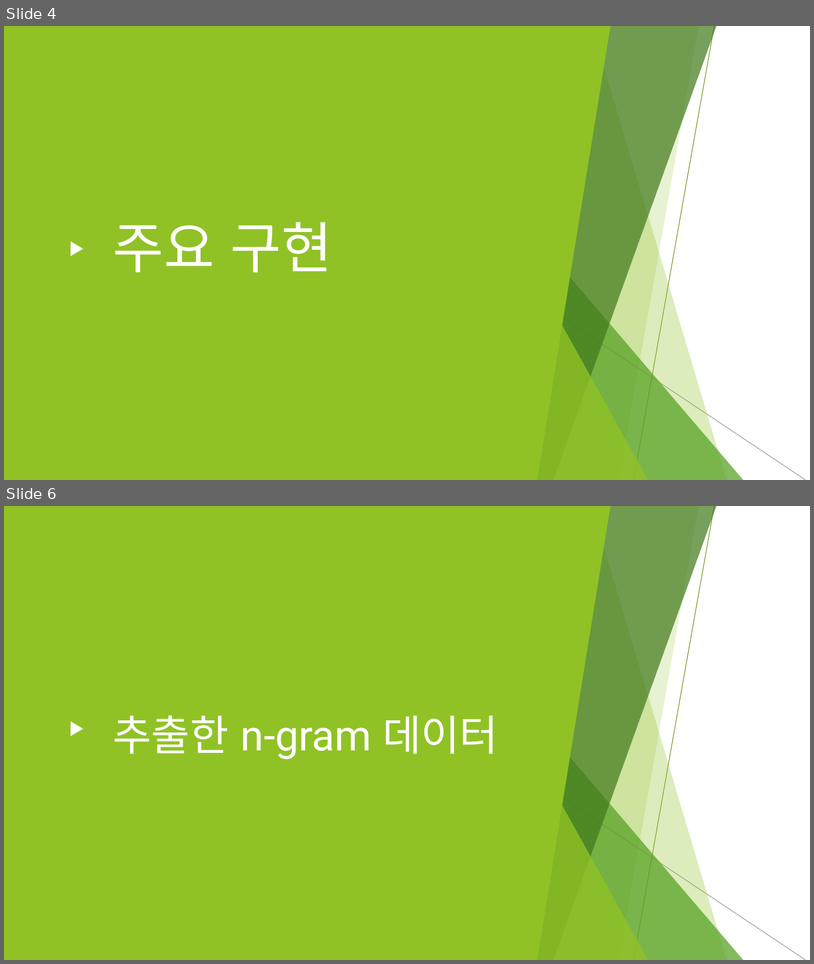
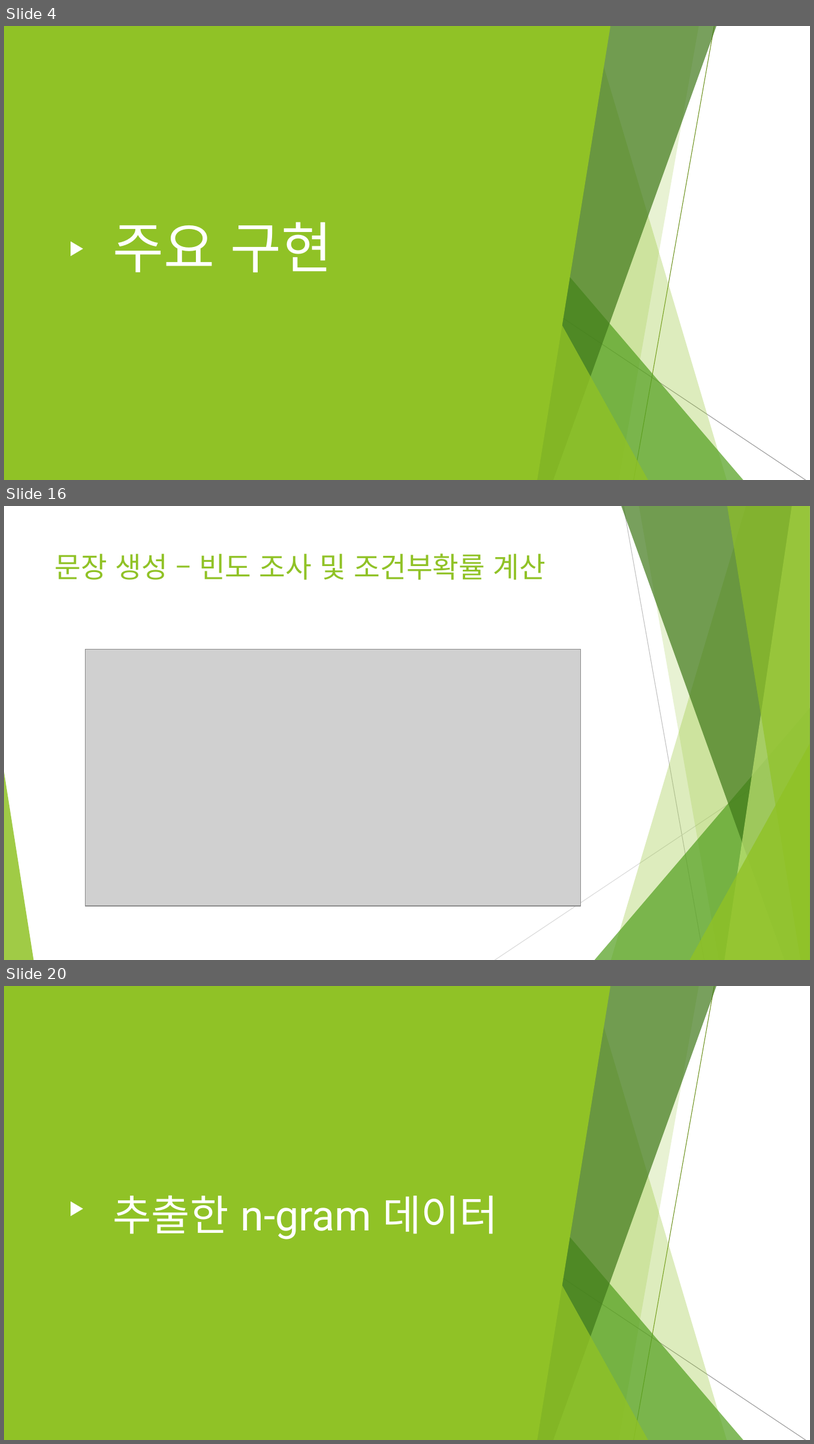
Before and after one commit to ghyeon0/BigData_Homework, a slide deck: HW4/HW4_renew/final_report.pptx. Shown one above the other, each under a label of ours: slides 4 and 6 before the commit, slides 4, 16 and 20 after it; the slides between them are not shown. The pictures are 814x964 and 814x1444 pixels, drawn with LibreOffice and Linux fonts; fonts in the diff are those of the drawing; grey boxes stand for pictures. Boxes give left, top, right and bottom in pixels: in the first picture for what was removed or moved away, otherwise in the second. Text is boxed around its words. In the diff, an @@ line names an element or a change of style, - is before the commit and + after.

```diff
--- a/HW4/HW4_renew/final_report.pptx
+++ b/HW4/HW4_renew/final_report.pptx
@@ slide 16 added at bbox=[4, 506, 810, 960], background #FFFFFF; not listed: 8 template elements that a slide beside it also shows @@
@@ line added from (624, 506) to (705, 960), #BFBFBF 0.75 pt @@
@@ title added at bbox=[55, 553, 546, 580], 34 pt, text #90C226 @@
+문장 생성 – 빈도 조사 및 조건부확률 계산
@@ picture added at bbox=[85, 649, 581, 905] @@
@@ line added from (810, 750) to (495, 960), #D9D9D9 0.75 pt @@
@@ what was slide 6 is now slide 20 @@
```
Also in this commit, not shown: 3 slides changed, 14 other slides added, 1 slide removed, 2 other files.
